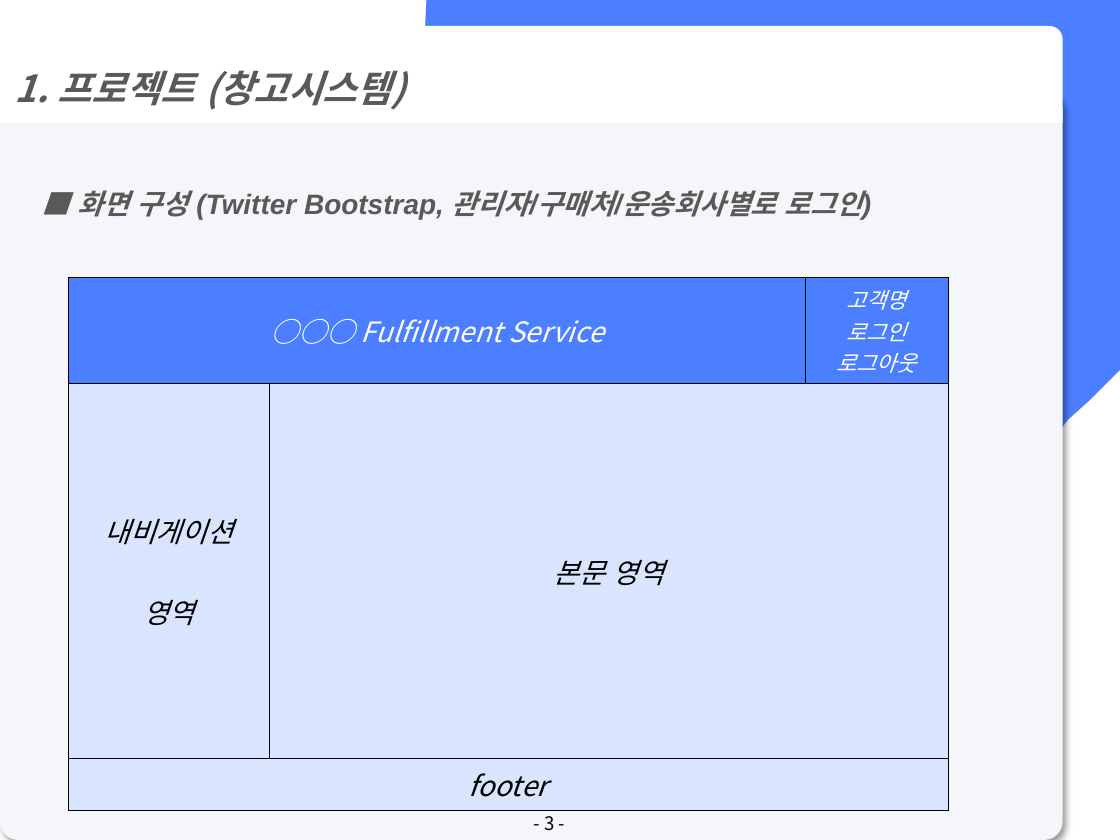
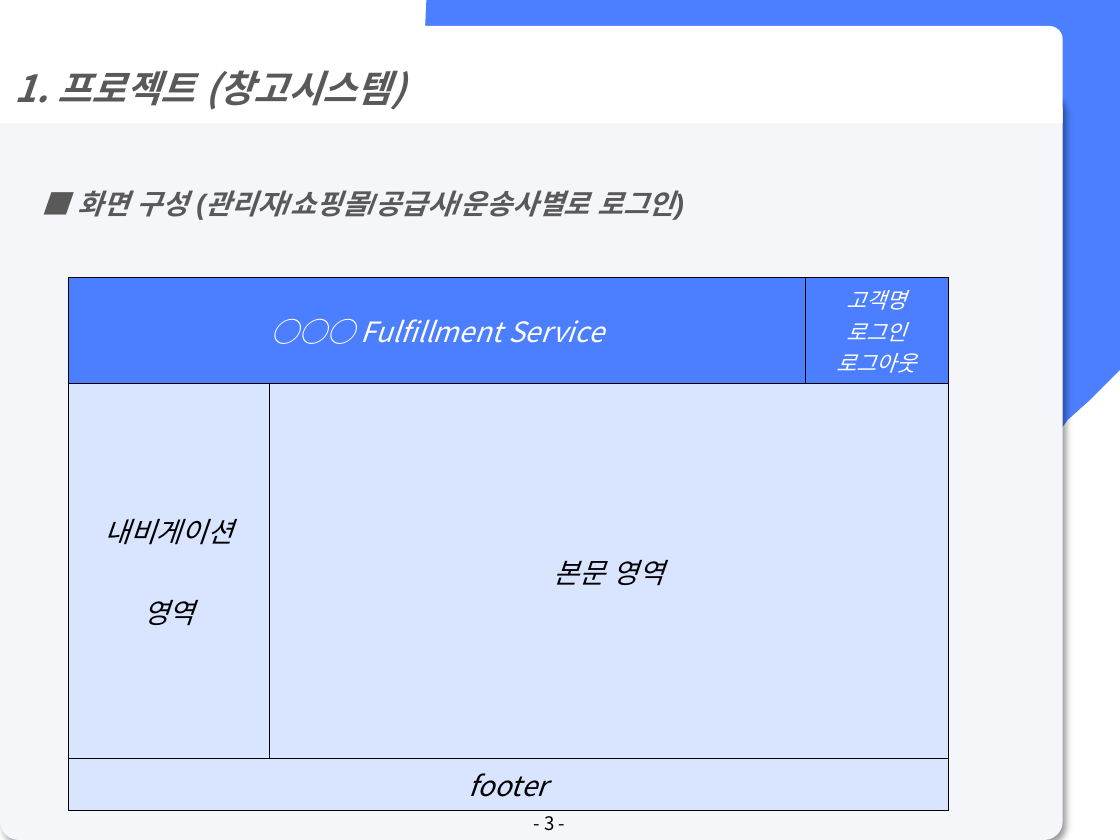
Before and after one commit to lx9203/fulfillmentBlue, a slide deck: slide 3 of file/PPT/Fulfillment 최종발표.pptx. Drawn at 1120x840 pixels with LibreOffice and Linux fonts; fonts in the diff are those of the drawing. Boxes give left, top, right and bottom in pixels: in the first picture for what was removed or moved away, otherwise in the second. Text is boxed around its words. In the diff, an @@ line names an element or a change of style, - is before the commit and + after.

```diff
--- a/file/PPT/Fulfillment 최종발표.pptx
+++ b/file/PPT/Fulfillment 최종발표.pptx
@@ text at [78, 190, 674, 220]: text changed @@
-■ 화면 구성 (Twitter Bootstrap, 관리자/구매처/운송회사별로 로그인)
+■ 화면 구성 (관리자/쇼핑몰/공급사/운송사별로 로그인)
```
Also in this commit, not shown: 12 other slides changed, 3 other files.
